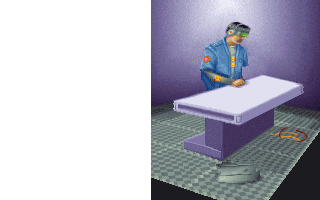
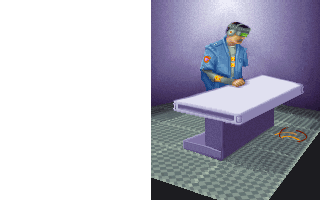
Before/after of a w=320, h=200 layered artwork. What changed in the layer stack:
painted on "Image" over [208, 145, 277, 189]
